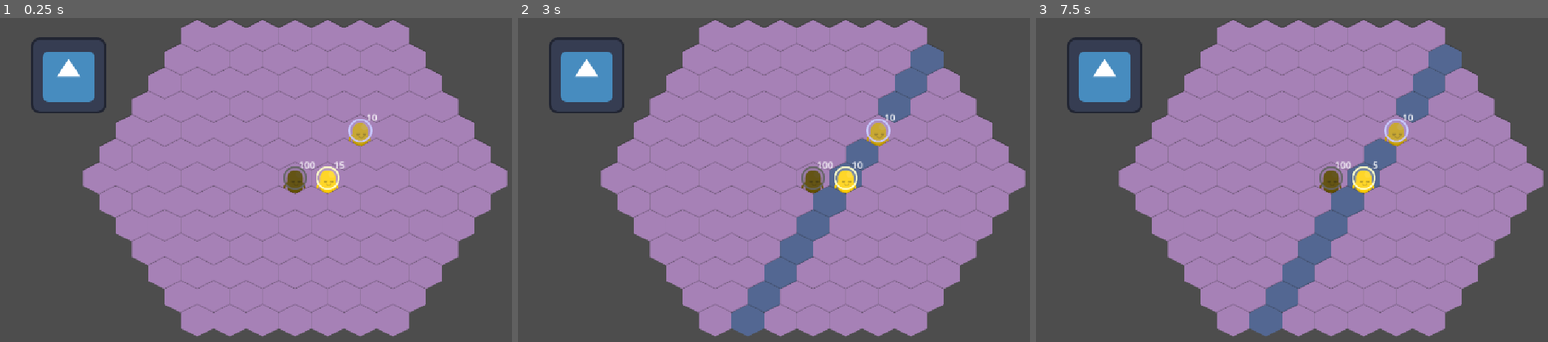
Above: before the commit, frames 1-3 (left to right).
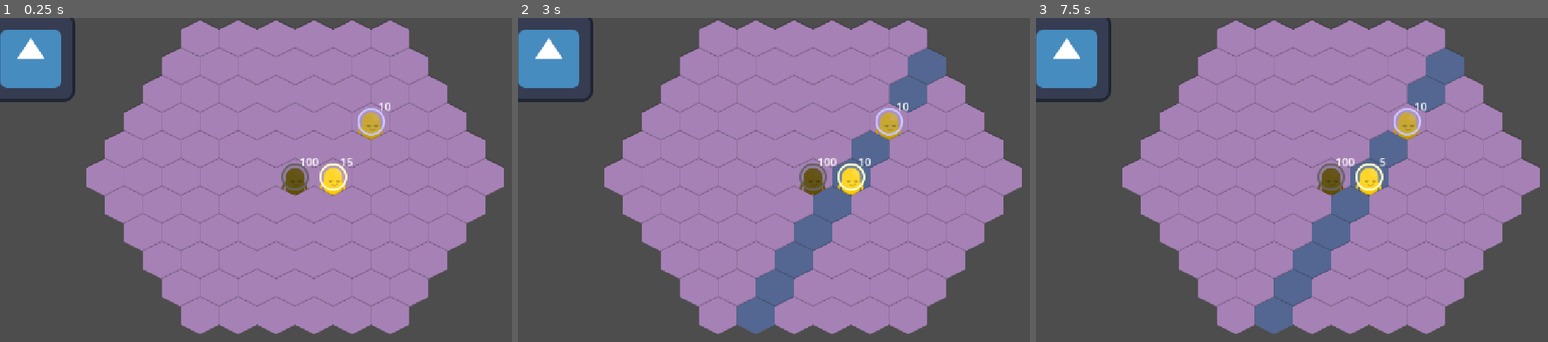
Above: after the commit, the same moments.

Repository: Couselin/sirenas2D
Game: Godot game, scene res://02_scenes/03_levels/test_scene.tscn
The game is run twice, just before and just after one commit, with the same random seed, the same clock (stepped at 60 frames per second) and the same inputs. The project has no main scene, so this scene is started directly. The engine's default icon, where the game draws it, is replaced by a stand-in: a white triangle on a blue panel in a dark square.
Inputs:
- Up to frame 1 (0.25 s): no input
- Up to frame 2 (3 s): tap Enter at 0.5, 2 s; hold A (test_a) 0.53-1.28 s; tap Space at 1.25, 2.75 s; tap C (test_c) at 1.35 s; hold D (test_d) 2.03-2.78 s; tap E (test_e) at 2.85 s
- Up to frame 3 (7.5 s): tap Enter at 3.5 s; hold Q (test_q) 3.53-4.28 s; tap Space at 4.25 s; tap Z (test_z) at 4.35 s; hold A (test_a) 5.03-5.78 s; tap C (test_c) at 5.85 s; hold D (test_d) 6.53-7.28 s; tap E (test_e) at 7.35 s

The runs differ from the first frame. In frame 1, 11% of the frame differs, in the area x 0-100%, y 0-99%; in frame 2, 12%; in frame 3, 12%.

Commit message:
Fonts

Diff:
--- a/02_scenes/03_levels/test_scene.tscn
+++ b/02_scenes/03_levels/test_scene.tscn
@@ -13,4 +13,4 @@
 
 [node name="Board" parent="." unique_id=449338046 instance=ExtResource("2_15x84")]
 position = Vector2(570, 321)
-boardRadius = 6
+boardRadius = 5
Binary file added: 01_assets/02_fonts/Chewy-Regular.ttf
Not shown, added: 01_assets/02_fonts/Chewy-Regular.ttf.import
Binary file added: 01_assets/02_fonts/DeliciousHandrawn-Regular.ttf
Not shown, added: 01_assets/02_fonts/DeliciousHandrawn-Regular.ttf.import
